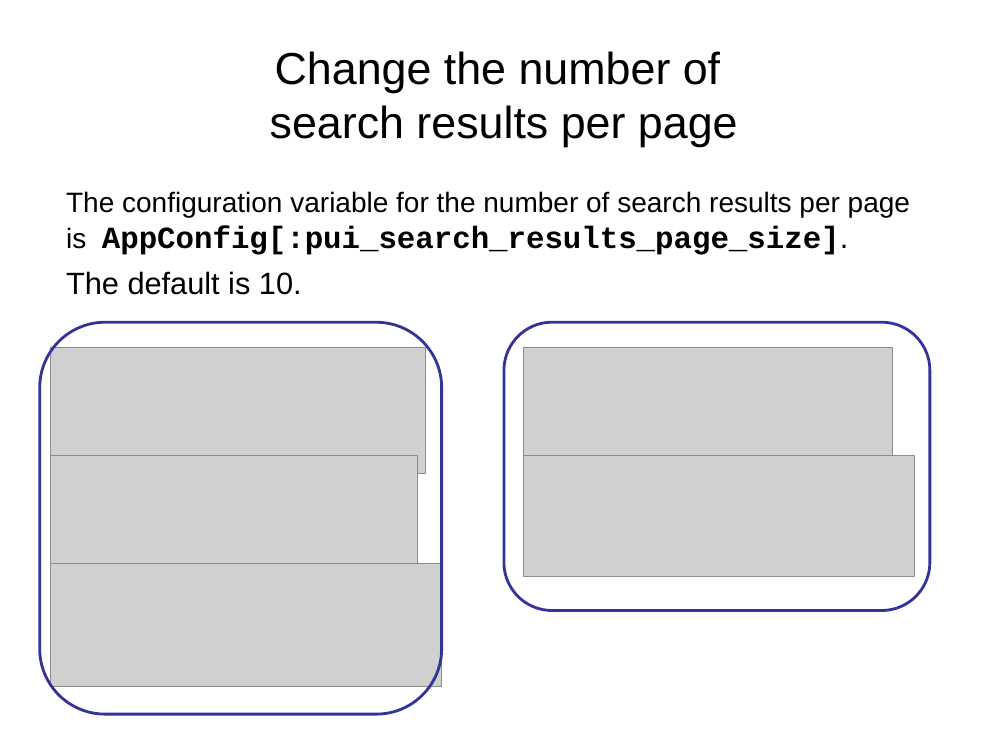
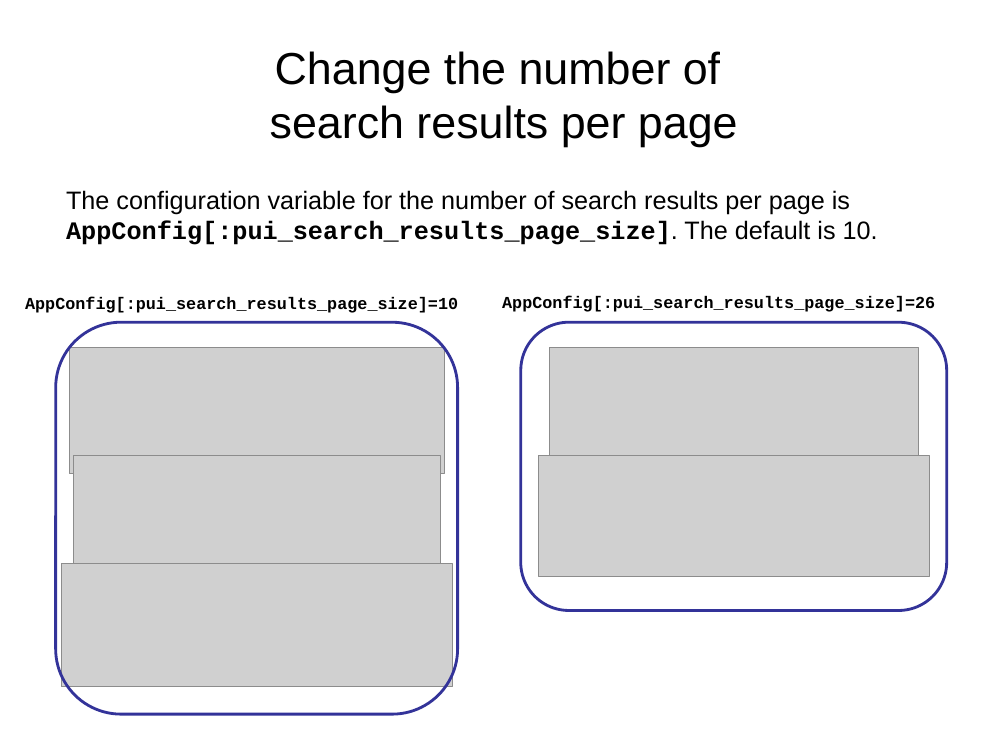
Before and after one commit to archivesspace/tech-docs, a slide deck: slide 10 of customization/customizing_PUI_examples/OnlineForumCustomizing.pptx. Drawn at 1008x756 pixels with LibreOffice and Linux fonts; fonts in the diff are those of the drawing; grey boxes stand for pictures; background and template pictures are left out. Boxes give left, top, right and bottom in pixels: in the first picture for what was removed or moved away, otherwise in the second. Text is boxed around its words. In the diff, an @@ line names an element or a change of style, - is before the commit and + after.

```diff
--- a/customization/customizing_PUI_examples/OnlineForumCustomizing.pptx
+++ b/customization/customizing_PUI_examples/OnlineForumCustomizing.pptx
@@ text at (x1=66, y1=190, x2=878, y2=245): text changed; size 20 to 18 pt @@
-The configuration variable for the number of search results per page is AppConfig[:pui_search_results_page_size].
-The default is 10.
+The configuration variable for the number of search results per page is AppConfig[:pui_search_results_page_size]. The default is 10.
@@ text added at (x1=25, y1=296, x2=458, y2=313), 12 pt, text #000000, bold @@
+AppConfig[:pui_search_results_page_size]=10
@@ text added at (x1=502, y1=295, x2=935, y2=312), 12 pt, text #000000, bold @@
+AppConfig[:pui_search_results_page_size]=26
@@ 2 rounded rectangles, 1 picture moved together from (x1=39, y1=323, x2=930, y2=715) to (x1=55, y1=323, x2=948, y2=715) @@
@@ picture moved from (x1=50, y1=348, x2=425, y2=474) to (x1=70, y1=348, x2=445, y2=474) @@
@@ picture moved from (x1=523, y1=348, x2=892, y2=468) to (x1=549, y1=348, x2=918, y2=468) @@
@@ picture moved from (x1=50, y1=456, x2=417, y2=576) to (x1=74, y1=456, x2=440, y2=576) @@
@@ picture moved from (x1=50, y1=563, x2=442, y2=686) to (x1=61, y1=563, x2=453, y2=686) @@
```
Also in this commit, not shown: 7 other slides changed.
